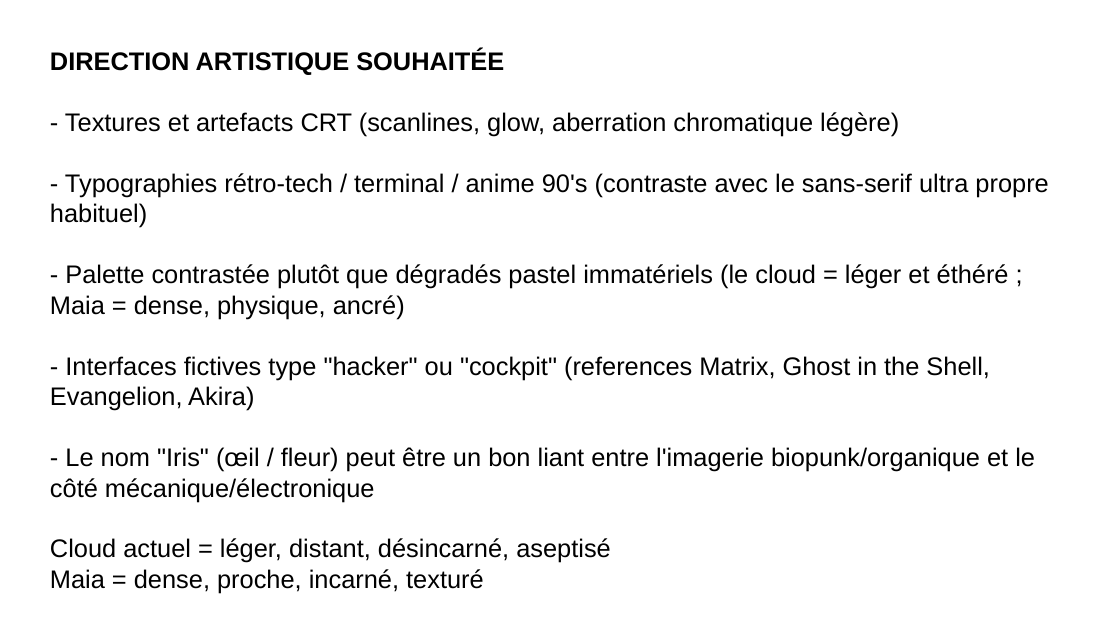
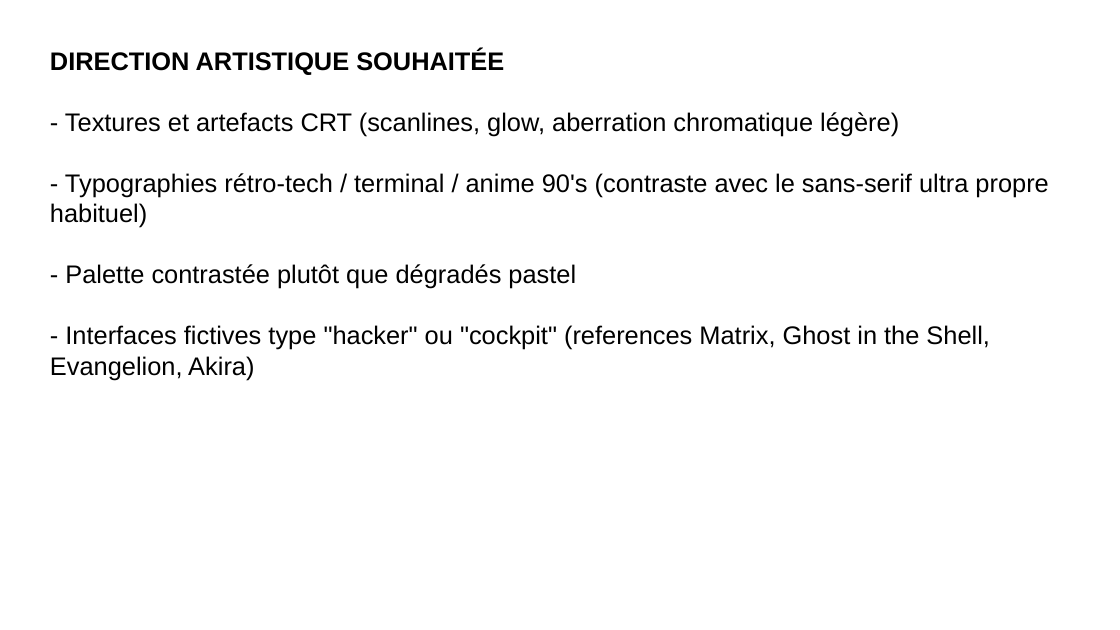
Before and after one commit to LucasAurouet/jaden-project, a slide deck: slide 8 of assets/slides_da.odp (slide 11 before the commit). Drawn at 1120x630 pixels with LibreOffice and Linux fonts; fonts in the diff are those of the drawing. Boxes give left, top, right and bottom in pixels: in the first picture for what was removed or moved away, otherwise in the second. Text is boxed around its words. In the diff, an @@ line names an element or a change of style, - is before the commit and + after.

```diff
--- a/assets/slides_da.odp
+++ b/assets/slides_da.odp
@@ text at bbox=[65, 264, 576, 289]: text changed @@
-- Palette contrastée plutôt que dégradés pastel immatériels (le cloud = léger et éthéré ; Maia = dense, physique, ancré)
+- Palette contrastée plutôt que dégradés pastel
@@ text at bbox=[50, 447, 1035, 593]: paragraphs removed @@
-- Le nom "Iris" (œil / fleur) peut être un bon liant entre l'imagerie biopunk/organique et le côté mécanique/électronique
-Cloud actuel = léger, distant, désincarné, aseptisé
-Maia = dense, proche, incarné, texturé
```
Also in this commit, not shown: 1 other slide changed, 4 slides removed, 26 other files.
